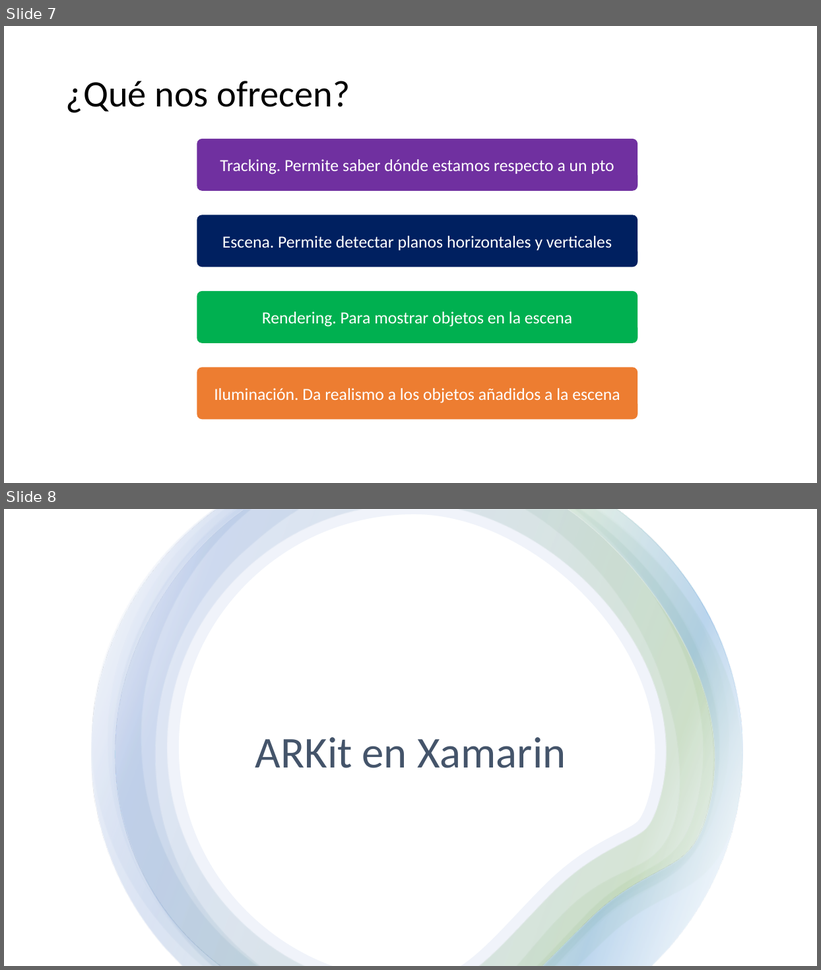
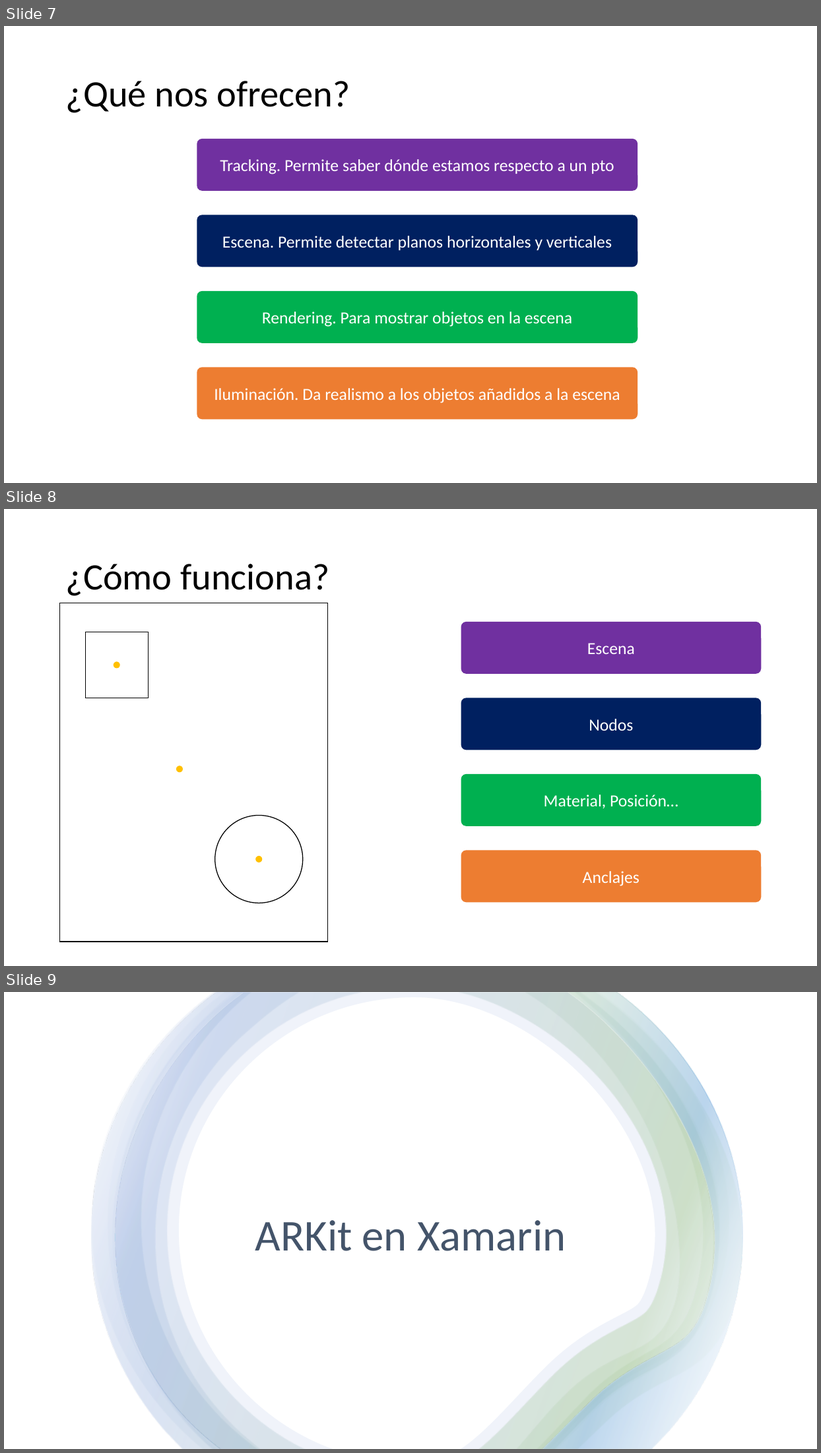
Before and after one commit to jorgediegocrespo/XamarinAR, a slide deck: Xamarin AR.pptx. Shown one above the other, each under a label of ours: slides 7 and 8 before the commit, slides 7, 8 and 9 after it. The pictures are 821x970 and 821x1453 pixels, drawn with LibreOffice and Linux fonts; fonts in the diff are those of the drawing. Boxes give left, top, right and bottom in pixels: in the first picture for what was removed or moved away, otherwise in the second. Text is boxed around its words. In the diff, an @@ line names an element or a change of style, - is before the commit and + after.

```diff
--- a/Xamarin AR.pptx
+++ b/Xamarin AR.pptx
@@ slide 8 added at (x1=4, y1=509, x2=817, y2=966), background #FFFFFF @@
@@ title added at (x1=66, y1=564, x2=329, y2=596), 44 pt, text #000000 @@
+¿Cómo funciona?
@@ rectangle added at (x1=60, y1=603, x2=328, y2=942), outline #000000 1 pt @@
@@ rounded rectangle added at (x1=461, y1=622, x2=762, y2=674), fill #7030A0, 20 pt, text #FFFFFF @@
+Escena
@@ rectangle added at (x1=85, y1=632, x2=148, y2=698), outline #000000 1 pt @@
@@ ellipse added at (x1=113, y1=661, x2=120, y2=668), fill #FFC000 @@
@@ rounded rectangle added at (x1=461, y1=698, x2=762, y2=751), fill #002060, 20 pt, text #FFFFFF @@
+Nodos
@@ ellipse added at (x1=176, y1=766, x2=183, y2=772), fill #FFC000 @@
@@ rounded rectangle added at (x1=461, y1=774, x2=762, y2=827), fill #00B050, 20 pt, text #FFFFFF @@
+Material, Posición…
@@ ellipse added at (x1=215, y1=816, x2=303, y2=904), outline #000000 1 pt @@
@@ ellipse added at (x1=256, y1=856, x2=263, y2=863), fill #FFC000 @@
@@ rounded rectangle added at (x1=461, y1=851, x2=762, y2=903), fill #ED7D31, 20 pt, text #FFFFFF @@
+Anclajes
@@ what was slide 8 is now slide 9 @@
```
Also in this commit, not shown: 1 slide changed.
